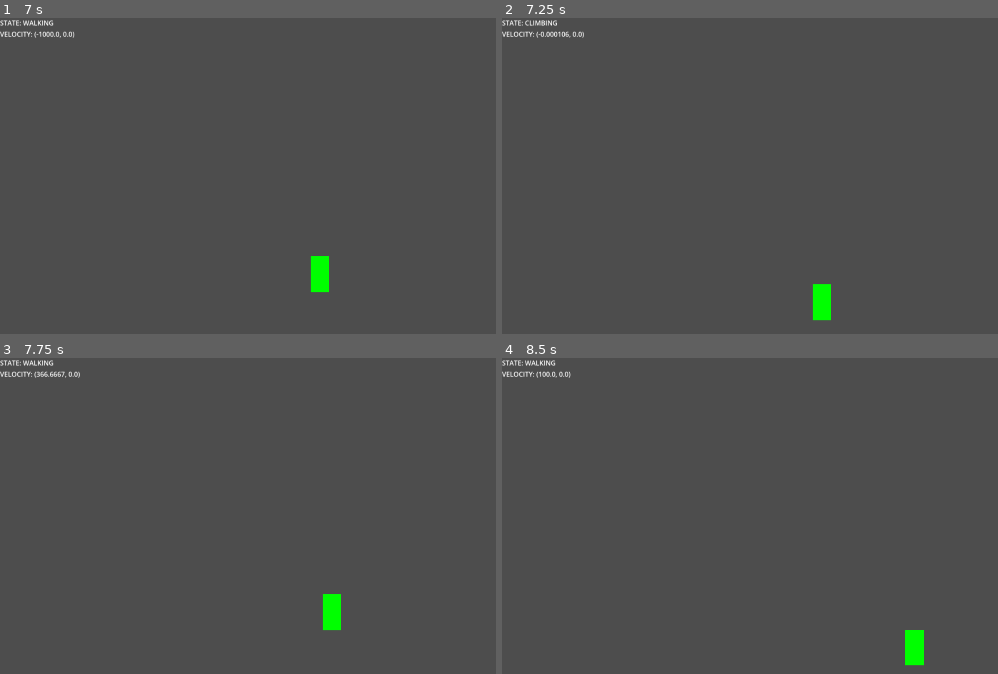
Above: before the commit, frames 1-4 (two rows, left to right).
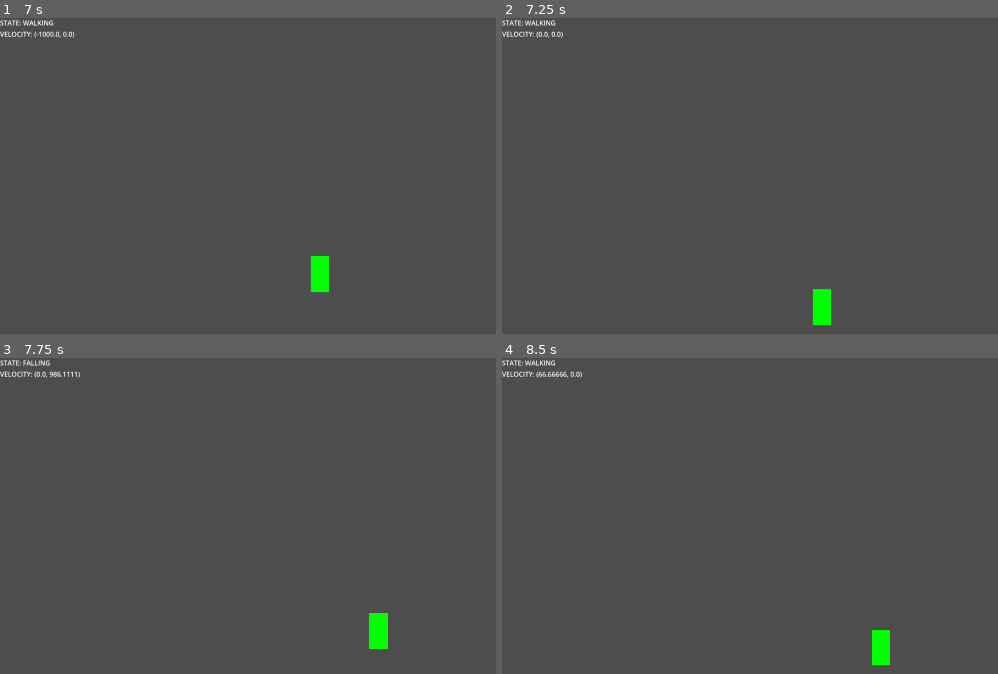
Above: after the commit, the same moments.

Repository: JeriamJito/ProjectWild
Game: Godot game, scene res://stage.tscn
The game is run twice, just before and just after one commit, with the same random seed, the same clock (stepped at 60 frames per second) and the same inputs.
Inputs:
- Up to frame 1 (7 s): tap Enter at 0.5 s; hold D (move_right) 0.53-2.03 s; tap Space (jump) at 0.77, 1.52, 3.02, 3.77, 4.52, 6.02, 6.77 s; hold A (move_left) 2.03-2.78 s; hold D (move_right) 2.78-4.28 s; hold A (move_left) 4.28-5.03 s; hold D (move_right) 5.03-5.78 s; hold A (move_left) from 5.78 s (still down)
- Up to frame 2 (7.25 s): keep holding A (move_left)
- Up to frame 3 (7.75 s): release A (move_left) at 7.28 s; hold D (move_right) from 7.28 s (still down); tap Space (jump) at 7.52 s
- Up to frame 4 (8.5 s): keep holding D (move_right)

Frame 1 is identical in both runs. In frame 2, 0.3% of the frame differs, in the area x 4-67%, y 0-98%; in frame 3, 1.0%, in the area x 4-79%, y 0-93%; in frame 4, 1.0%.

Commit message:
(fix) ledge grabbing onto short platforms

Diff:
--- a/player/player.tscn
+++ b/player/player.tscn
@@ -48,7 +48,8 @@
 
 [node name="FrontRayCast" type="RayCast2D" parent="."]
 unique_name_in_owner = true
-target_position = Vector2(100, 0)
+position = Vector2(0, -30)
+target_position = Vector2(50, 0)
 
 [node name="TopRayCast" type="RayCast2D" parent="."]
 unique_name_in_owner = true
